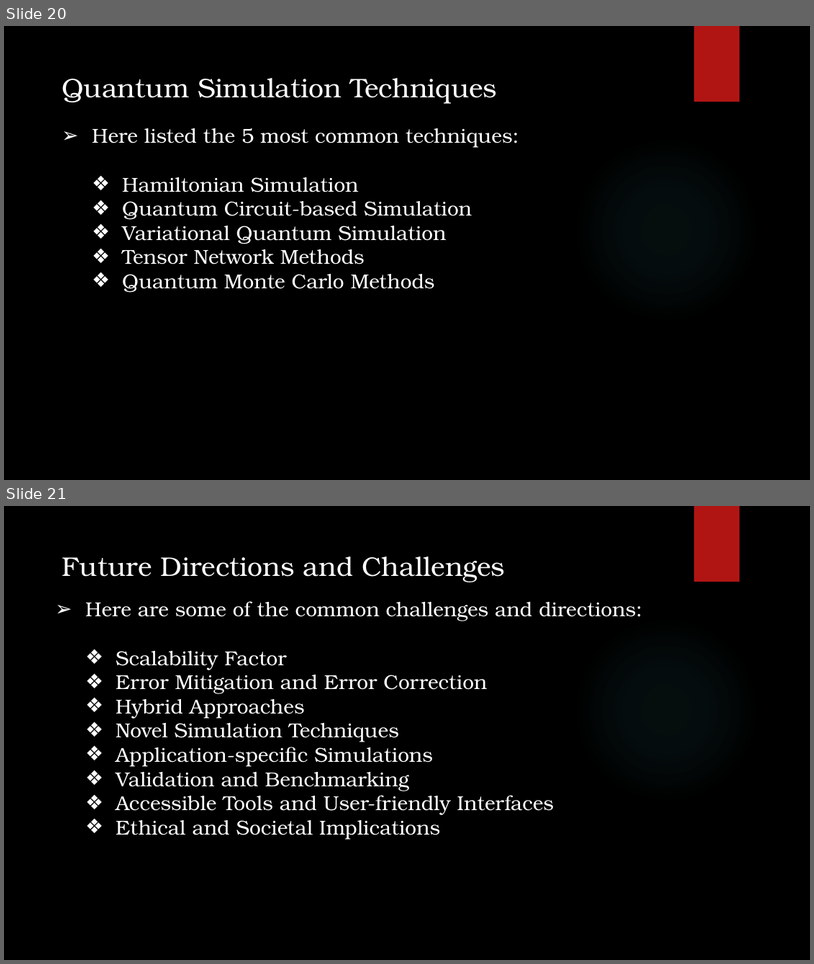
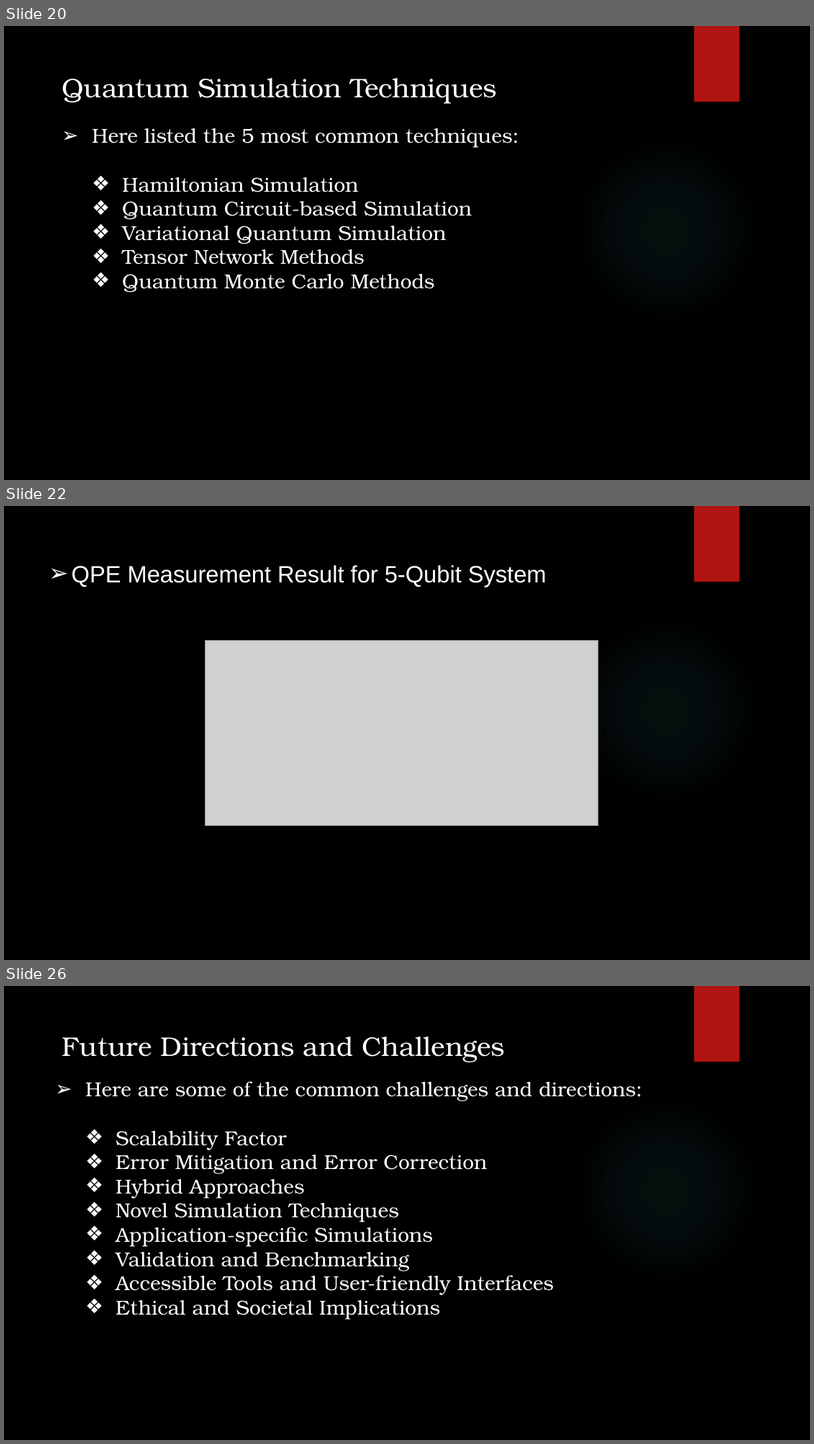
Before and after one commit to akash-rajak/Quantum-Simulation, a slide deck: Final PPT.pptx. Shown one above the other, each under a label of ours: slides 20 and 21 before the commit, slides 20, 22 and 26 after it; the slides between them are not shown. The pictures are 814x964 and 814x1444 pixels, drawn with LibreOffice and Linux fonts; fonts in the diff are those of the drawing; grey boxes stand for pictures; background and template pictures are left out. Boxes give left, top, right and bottom in pixels: in the first picture for what was removed or moved away, otherwise in the second. Text is boxed around its words. In the diff, an @@ line names an element or a change of style, - is before the commit and + after.

```diff
--- a/Final PPT.pptx
+++ b/Final PPT.pptx
@@ slide 22 added at (4, 506, 810, 960), background picture (left out); not listed: 2 template elements that a slide beside it also shows @@
@@ text added at (72, 565, 547, 587), 28 pt, text #FFFFFF @@
+➢ QPE Measurement Result for 5-Qubit System
@@ picture added at (206, 641, 599, 826) @@
@@ what was slide 21 is now slide 26 @@
```
Also in this commit, not shown: 1 slide changed, 4 other slides added, 12 other files.
